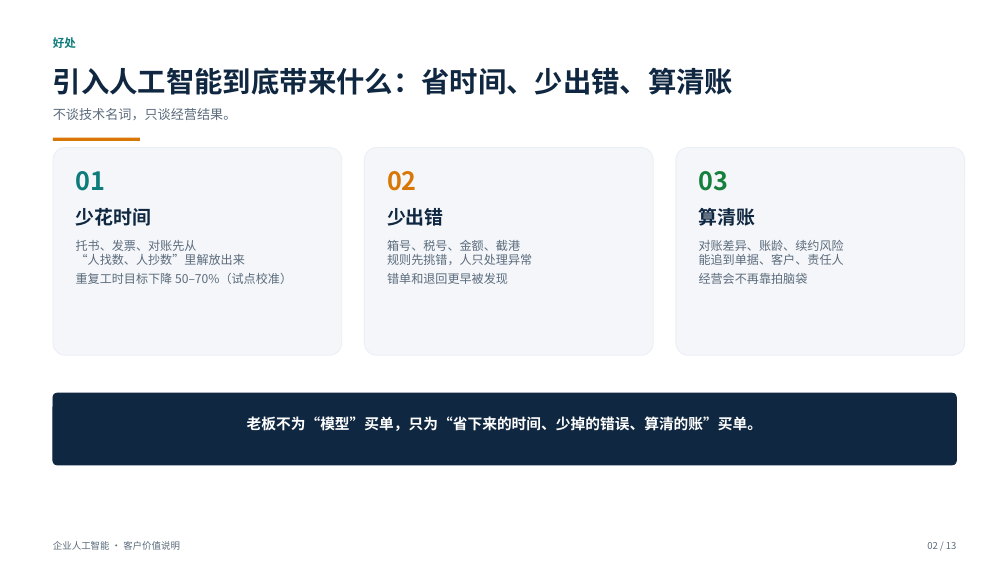
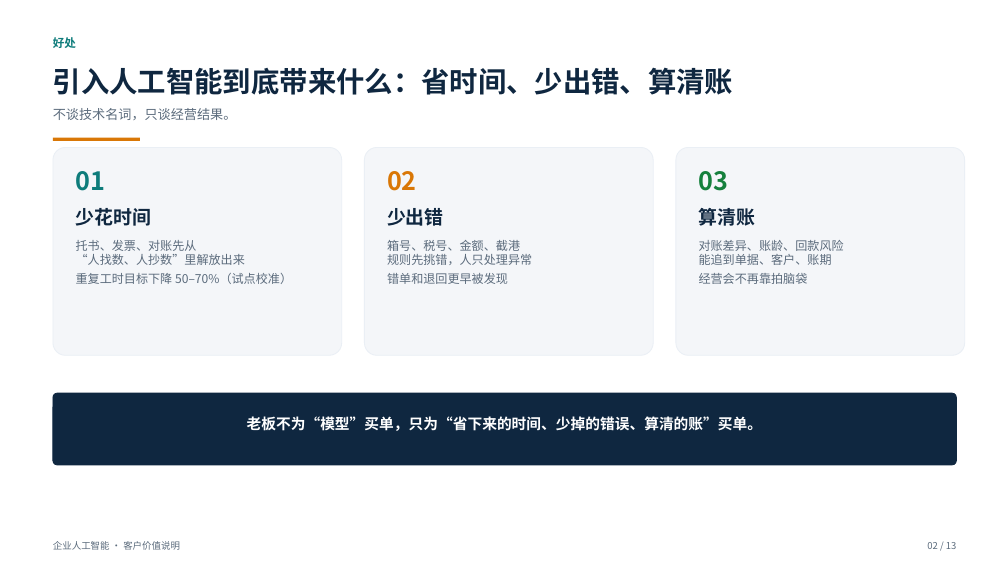
Before and after one commit to roma007/Enterprise-AI, a slide deck: slide 2 of 会客包/reports/客户老板版_系统能力介绍_2026-11-05.pptx. Drawn at 1008x567 pixels with LibreOffice and Linux fonts; fonts in the diff are those of the drawing. Boxes give left, top, right and bottom in pixels: in the first picture for what was removed or moved away, otherwise in the second. Text is boxed around its words. In the diff, an @@ line names an element or a change of style, - is before the commit and + after.

```diff
--- a/会客包/reports/客户老板版_系统能力介绍_2026-11-05.pptx
+++ b/会客包/reports/客户老板版_系统能力介绍_2026-11-05.pptx
@@ text at (699,240,844,284): text changed @@
-对账差异、账龄、续约风险
-能追到单据、客户、责任人
-经营会不再靠拍脑袋
+对账差异、账龄、回款风险
+能追到单据、客户、账期
+经营会不再靠拍脑袋
```
Also in this commit, not shown: 6 other files.
